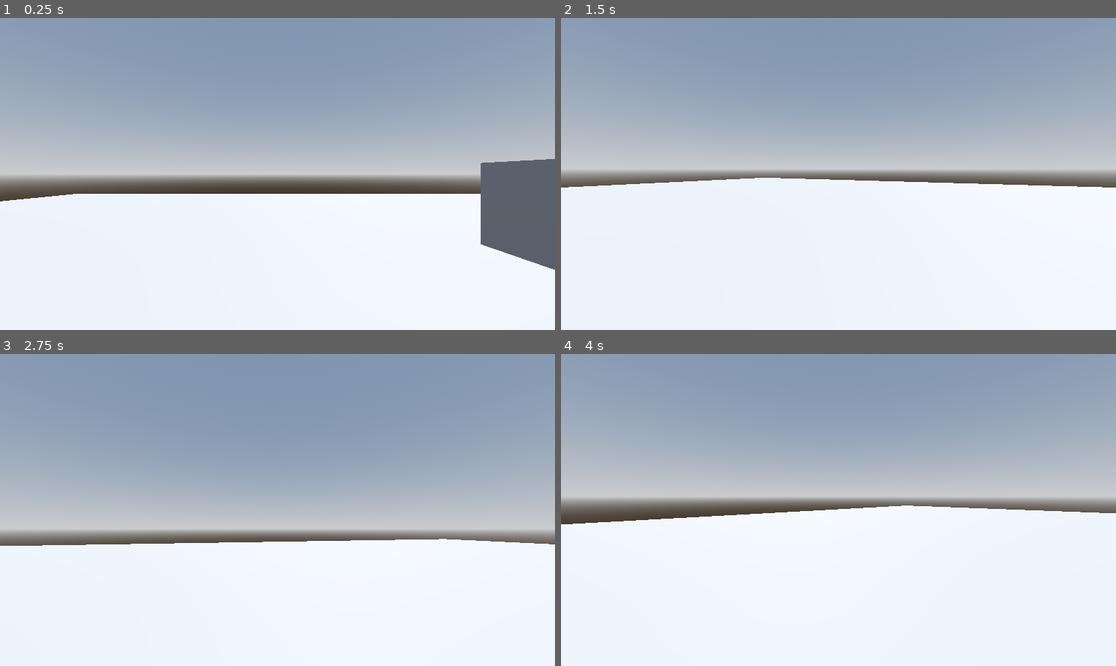
Above: before the commit, frames 1-4 (two rows, left to right).
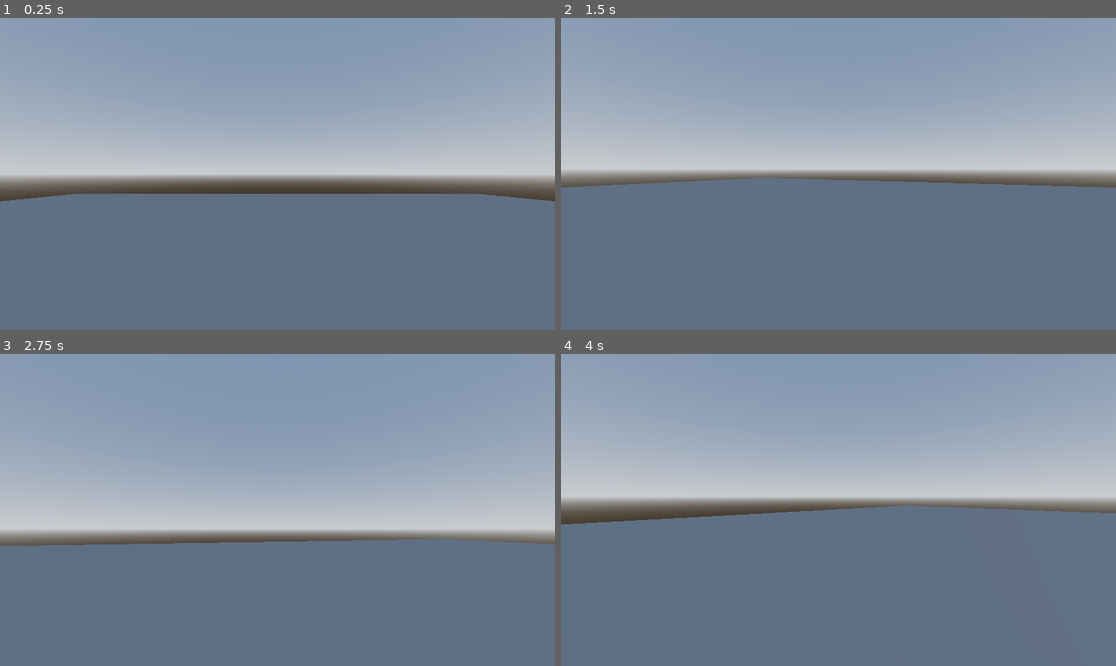
Above: after the commit, the same moments.

Repository: VarsityCoder/SKGGameJam
Game: Godot game, scene res://Levels/main_level.tscn
Two runs of this game, one before a commit and one after it. Both use one fixed random seed, a clock stepped at 60 frames per second and the inputs below.
Inputs (mouse positions are in pixels of both pictures, inside the frame that each line leads up to):
- Up to frame 1 (0.25 s): no input
- Up to frame 2 (1.5 s): move the mouse to (866, 174) at 0.52 s; hold C (crouch) 0.53-1.28 s; hold W (forward) from 0.53 s (still down); tap Space (jump) at 0.77 s; move the mouse to (810, 174) at 1.27 s; tap C (crouch) at 1.35 s
- Up to frame 3 (2.75 s): keep holding W (forward); tap Space (jump) at 1.52 s; move the mouse to (288, 503) at 2.02 s; hold C (crouch) from 2.03 s (still down)
- Up to frame 4 (4 s): keep holding W (forward); move the mouse to (832, 516) at 2.77 s; release C (crouch) at 2.78 s; tap C (crouch) at 2.85 s; tap Space (jump) at 3.02, 3.77 s; tap Enter at 3.5 s; move the mouse to (877, 513) at 3.52 s; hold C (crouch) from 3.53 s (still down)

The runs differ from the first frame. In frame 1, 44% of the frame differs, in the area x 0-100%, y 45-100%; in frame 2, 47%; in frame 3, 40%; in frame 4, 49%, in the area x 0-100%, y 48-100%.

Commit message:
Updating main_level.tscn

Diff:
--- a/Levels/main_level.tscn
+++ b/Levels/main_level.tscn
@@ -1,6 +1,7 @@
-[gd_scene load_steps=5 format=3 uid="uid://cmt1xoppf47kw"]
+[gd_scene load_steps=6 format=3 uid="uid://cmt1xoppf47kw"]
 
 [ext_resource type="PackedScene" uid="uid://q3s2u6nsveh1" path="res://Assets/player.tscn" id="1_8xii8"]
+[ext_resource type="PackedScene" uid="uid://du7nd54qu03a5" path="res://Levels/room_a.tscn" id="2_k0okc"]
 
 [sub_resource type="ProceduralSkyMaterial" id="ProceduralSkyMaterial_gppdf"]
 sky_horizon_color = Color(0.662243, 0.671743, 0.686743, 1)
@@ -20,11 +21,7 @@
 [node name="WorldEnvironment" type="WorldEnvironment" parent="."]
 environment = SubResource("Environment_k0okc")
 
-[node name="DirectionalLight3D" type="DirectionalLight3D" parent="."]
-transform = Transform3D(-0.866025, -0.433013, 0.25, 0, 0.5, 0.866025, -0.5, 0.75, -0.433013, 0, 0, 0)
-shadow_enabled = true
-
-[node name="CSGBox3D" type="CSGBox3D" parent="."]
+[node name="Starting Room" type="CSGBox3D" parent="."]
 transform = Transform3D(1, 0, 0, 0, 1, 0, 0, 0, 1, 0, -0.5, 0)
 use_collision = true
 size = Vector3(50, 1, 50)
@@ -32,7 +29,17 @@
 [node name="Player" parent="." instance=ExtResource("1_8xii8")]
 transform = Transform3D(1, 0, 0, 0, 1, 0, 0, 0, 1, 0, 1, 0)
 
-[node name="CSGBox3D2" type="CSGBox3D" parent="."]
-transform = Transform3D(1, 0, 0, 0, 1, 0, 0, 0, 1, 5, 2.1, 0)
-use_collision = true
-size = Vector3(5, 1, 5)
+[node name="RoomA" parent="." instance=ExtResource("2_k0okc")]
+transform = Transform3D(1, 0, 0, 0, 1, 0, 0, 0, 1, 0, 1, 0)
+
+[node name="RoomA2" parent="." instance=ExtResource("2_k0okc")]
+transform = Transform3D(1, 0, 0, 0, 1, 0, 0, 0, 1, 90, 1, 0)
+
+[node name="RoomA5" parent="." instance=ExtResource("2_k0okc")]
+transform = Transform3D(1, 0, 0, 0, 1, 0, 0, 0, 1, 0, 1, -90)
+
+[node name="RoomA4" parent="." instance=ExtResource("2_k0okc")]
+transform = Transform3D(1, 0, 0, 0, 1, 0, 0, 0, 1, 0, 1, 90)
+
+[node name="RoomA3" parent="." instance=ExtResource("2_k0okc")]
+transform = Transform3D(1, 0, 0, 0, 1, 0, 0, 0, 1, -98, 1, 0)
